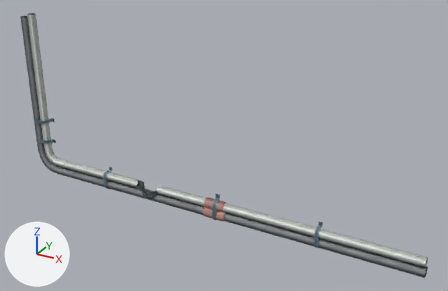
An edit to the FBX model quantum_unity/Assets/Models/Stages/Alleyway/Pipe_01.fbx, drawn before and after from the same camera.
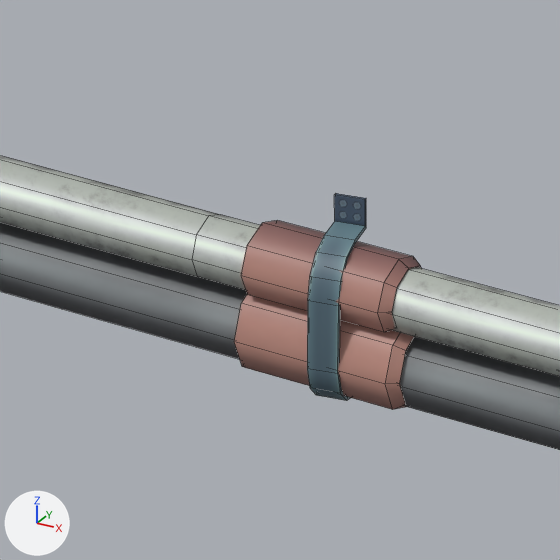
The first picture shows the older version from a camera (50 mm lens) standing at (8.46, -15.11, 9.27) and looking at (0.11, 0.07, 1.68). The close-ups show both versions on the part from 39% to 55% of the width and 58% to 83% of the height of that picture; other places that the commit changed are outside them. Lighting does not change. The marker at lower left points along +X, +Y and +Z. The close-ups show mesh edges as thin lines. Where no turn or scale is listed for an object, it has been applied to the vertices.

In view in the first close-up: 'Pipe_Connector1', 'sweep13', 'sweep24', 'sweep25', 'sweep3'.
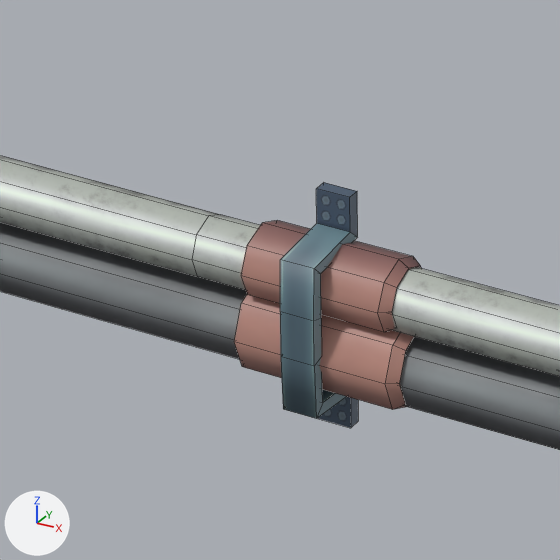
What differs and where, as boxes (x1, y1, x2, y2) in the close-ups (560 x 560 px):
'Pipe_Connector20', added (blue)
    after: (280, 183, 358, 428)
'Pipe_Connector1', deleted (blue)
    before: (307, 193, 366, 401)

The edits, one by one:
Mesh me_mesh_011_1 is new.
It has 32 vertices, 30 faces and spans x -0.078..0.078, y -0.434..-0.072, z -0.59..0.482.
It uses material mat_m_trimsheet_02 (picture img_trimsheet_02_png).
Object 'Pipe_Connector1' (ob_pipe_connector1) is deleted.
Object 'Pipe_Connector20' (ob_pipe_connector20) is new; it shows me_mesh_011_1.
Its location is (-0.105, 0.041, -0.442).
